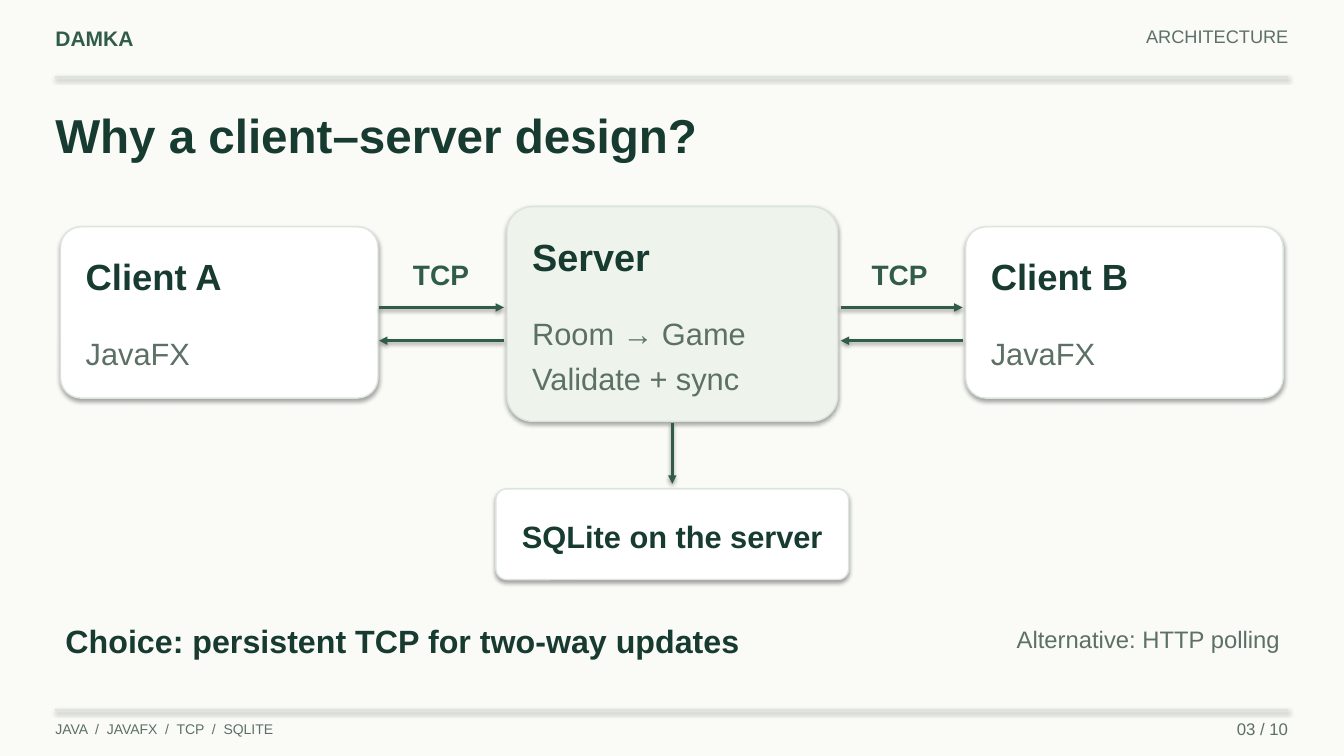
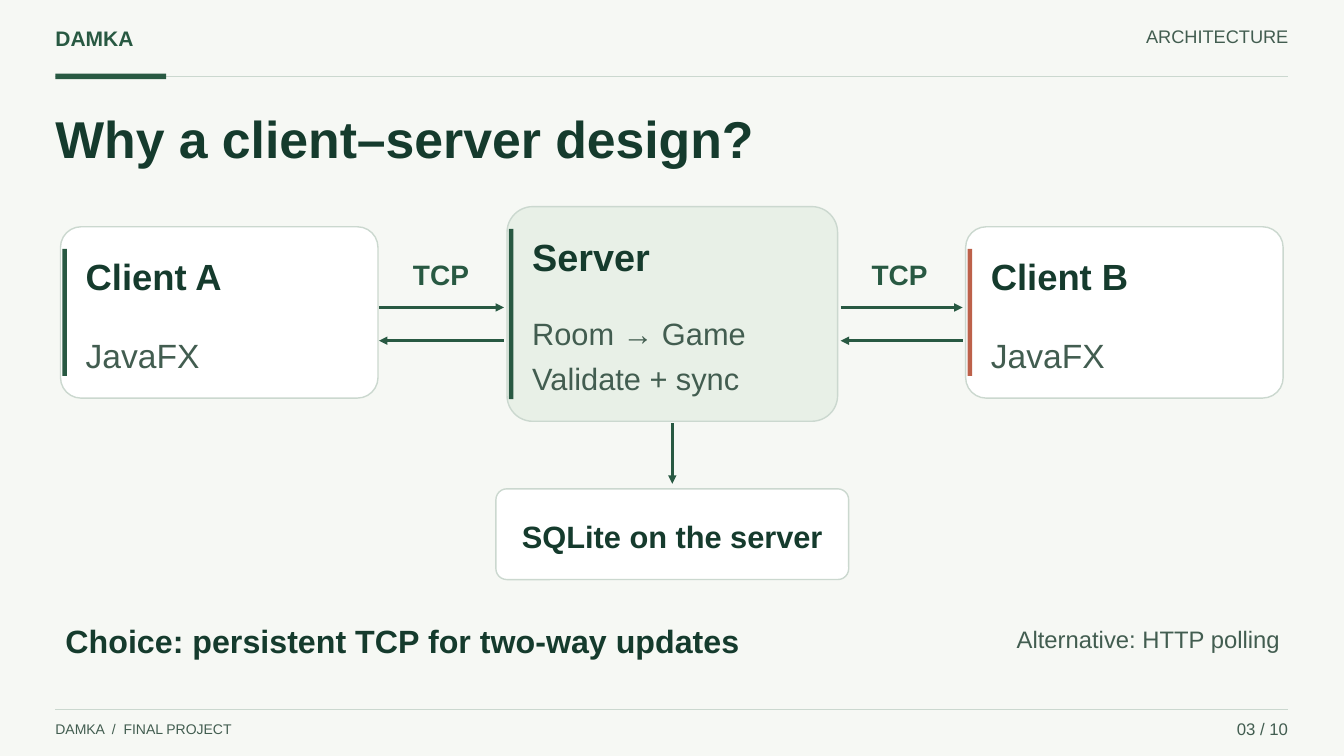
Before and after one commit to MuthannaFrhat/damka-game, a slide deck: slide 3 of docs/presentation/Damka_Presentation.pptx. Drawn at 1344x756 pixels with LibreOffice and Linux fonts; fonts in the diff are those of the drawing. Boxes give left, top, right and bottom in pixels: in the first picture for what was removed or moved away, otherwise in the second. Text is boxed around its words. In the diff, an @@ line names an element or a change of style, - is before the commit and + after.

Commit message:
Polish presentation design and update closing slides

```diff
--- a/docs/presentation/Damka_Presentation.pptx
+++ b/docs/presentation/Damka_Presentation.pptx
@@ background #FAFAF7 to #F6F8F4 @@
@@ line (55, 77) - (1289, 77): stroke #DCE5DD 1.4 pt to #CBD8CF 1 pt @@
@@ rectangle added at box(55, 74, 166, 80), fill #285942 @@
@@ text "Why a client–server design?" at box(55, 120, 753, 168): size 34 to 37 pt, text colour #173B30 to #153B2D @@
@@ rounded rectangle at box(507, 207, 838, 421): fill #EEF3EC to #E8F0E7; outline #DCE5DD 1 pt to #CBD8CF 1 pt; shadow off @@
@@ rectangle added at box(509, 229, 513, 399), fill #285942 @@
@@ rectangle added at box(63, 249, 67, 376), fill #285942 @@
@@ rectangle added at box(968, 249, 972, 376), fill #BD614A @@
@@ arrow (379, 308) - (504, 308): stroke #315C48 2 pt to #285942 2 pt @@
@@ arrow (841, 308) - (963, 308): stroke #315C48 2 pt to #285942 2 pt @@
@@ text "JavaFX" at box(86, 345, 200, 369): size 22 to 24 pt, text colour #5C7066 to #425D50 @@
@@ arrow (504, 341) - (379, 341): stroke #315C48 2 pt to #285942 2 pt @@
@@ arrow (963, 341) - (841, 341): stroke #315C48 2 pt to #285942 2 pt @@
@@ text "JavaFX" at box(991, 345, 1105, 369): size 22 to 24 pt, text colour #5C7066 to #425D50 @@
@@ arrow (673, 423) - (673, 484): stroke #315C48 2 pt to #285942 2 pt @@
@@ outline #DCE5DD 1 pt to #CBD8CF 1 pt; shadow off in 3 elements at box(60, 227, 378, 398), box(966, 227, 1284, 398), box(496, 489, 849, 580) @@
@@ text colour #5C7066 to #425D50 in 4 elements at box(1146, 30, 1288, 43), box(1237, 723, 1288, 735), box(532, 323, 746, 395), box(1017, 630, 1280, 653) @@
@@ line (55, 710) - (1289, 710): stroke #DCE5DD 1.4 pt to #CBD8CF 0.8 pt @@
@@ text at box(55, 724, 231, 734): text changed; text colour #5C7066 to #425D50 @@
-JAVA / JAVAFX / TCP / SQLITE
+DAMKA / FINAL PROJECT
```
Also in this commit, not shown: 8 other slides changed, 1 slide added, 1 slide removed, 4 other files.
